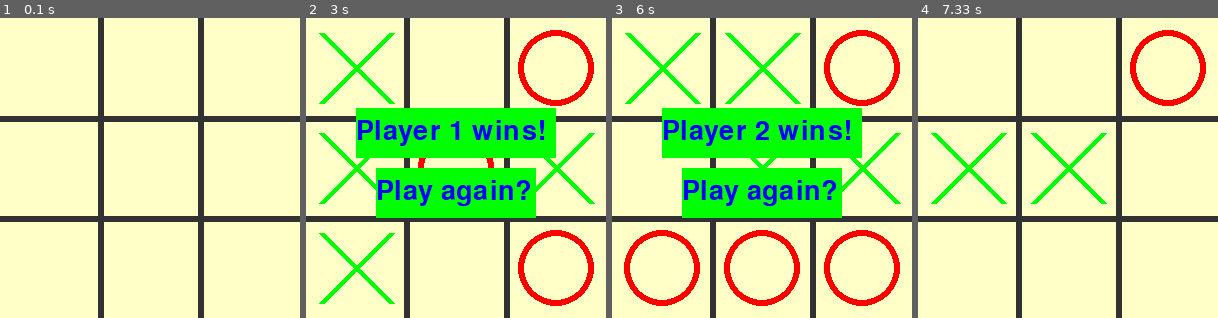
Above: before the commit, frames 1-4 (left to right).
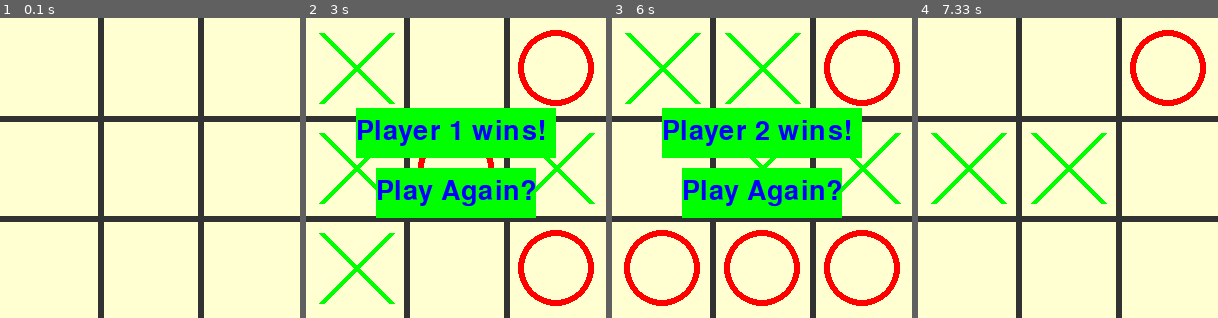
Above: after the commit, the same moments.

Repository: Miryu98/Tic-Tac-Toe
Game: pygame game, started from TTT_PyGame/tic-tac-toe_pygame.py
Two runs of this game, one before a commit and one after it. Both use one fixed random seed, a clock stepped at 60 frames per second and the inputs below.
Inputs (mouse positions are in pixels of both pictures, inside the frame that each line leads up to):
- Up to frame 1 (0.1 s): no input
- Up to frame 2 (3 s): press the mouse at (456, 186) at 0.37 s; move the mouse to (420, 177) at 0.47 s; release the mouse at (384, 171) at 0.6 s; press the mouse at (456, 186) at 0.7 s; move the mouse to (510, 231) at 0.8 s; release the mouse at (564, 273) at 0.93 s; click (378, 57) at 1.05 s; click (459, 198) at 1.38 s; press the mouse at (459, 198) at 1.7 s; move the mouse to (498, 171) at 1.8 s; release the mouse at (534, 141) at 1.93 s; click (519, 114) at 2.55 s; click (384, 219) at 2.88 s
- Up to frame 3 (6 s): click (762, 192) at 3.22 s, where only the run after the commit has a clickable "Play Again?"; press the mouse at (690, 219) at 3.53 s; move the mouse to (735, 165) at 3.63 s; release the mouse at (780, 108) at 3.77 s; press the mouse at (690, 219) at 3.87 s; move the mouse to (687, 240) at 3.97 s; release the mouse at (684, 261) at 4.1 s; press the mouse at (690, 219) at 4.2 s; move the mouse to (738, 186) at 4.3 s; release the mouse at (786, 150) at 4.43 s; click (867, 108) at 4.55 s; press the mouse at (867, 108) at 4.87 s; move the mouse to (780, 81) at 4.97 s; release the mouse at (693, 57) at 5.1 s; press the mouse at (867, 108) at 5.2 s; move the mouse to (858, 192) at 5.3 s; release the mouse at (852, 276) at 5.43 s; click (855, 213) at 5.55 s; click (771, 222) at 5.88 s
- Up to frame 4 (7.33 s): press the mouse at (1068, 192) at 6.2 s; move the mouse to (1077, 195) at 6.3 s; release the mouse at (1083, 195) at 6.43 s; press the mouse at (1068, 192) at 6.53 s; move the mouse to (1077, 174) at 6.63 s; release the mouse at (1086, 153) at 6.77 s; click (1125, 60) at 6.88 s; click (957, 123) at 7.22 s

The runs differ from the first frame. In frame 2, 1.5% of the frame differs, in the area x 45-77%, y 54-63%; in frame 3, 1.5%; in frame 4, less than 0.1%.

Commit message:
Update file

Diff:
--- a/TTT_PyGame/tic-tac-toe_pygame.py
+++ b/TTT_PyGame/tic-tac-toe_pygame.py
@@ -5,17 +5,10 @@
 
 screen_width = 300
 screen_height = 300
+line_width = 6
 
 screen = pygame.display.set_mode((screen_width, screen_height))
 pygame.display.set_caption("Tic Tac Toe")
-
-line_width = 6
-markers = []
-clicked = False
-pos = []
-player = 1
-winner = 0
-game_over = False
 
 green = (0, 255, 0)
 red = (255, 0, 0)
@@ -23,21 +16,28 @@
 
 font = pygame.font.SysFont(None, 40)
 
+markers = []
+clicked = False
+pos = (0, 0)
+player = 1
+winner = 0
+game_over = False
+
 again_rect = Rect(screen_width // 2 - 80, screen_height // 2, 160, 50)
 
-def draw_grid():
+for x in range(3):
+    row = [0] * 3
+    markers.append(row)
 
-    background_color = (255, 255, 200)
+def draw_board():
+
+    background_color = (255, 255, 210)
     grid_color = (50, 50, 50)
     screen.fill(background_color)
 
     for x in range(1, 3):
         pygame.draw.line(screen, grid_color, (0, x * 100), (screen_width, x * 100), line_width)
         pygame.draw.line(screen, grid_color, (x * 100, 0), (x * 100, screen_height), line_width)
-
-for x in range(3):
-    row = [0] * 3
-    markers.append(row)
 
 # ----------------------------------------------------------------------
 def draw_markers():
@@ -48,18 +48,18 @@
         for y in x:
             if y == 1:
                 pygame.draw.line(screen, green, (x_pos * 100 + 15, y_pos * 100 + 15), (x_pos * 100 + 85, y_pos * 100 + 85), line_width)
-                pygame.draw.line(screen, green, (x_pos * 100 + 15, y_pos * 100 + 85), (x_pos * 100 + 85, y_pos * 100 + 15), line_width)
+                pygame.draw.line(screen, green, (x_pos * 100 + 85, y_pos * 100 + 15), (x_pos * 100 + 15, y_pos * 100 + 85), line_width)
             if y == -1:
                 pygame.draw.circle(screen, red, (x_pos * 100 + 50, y_pos * 100 + 50), 38, line_width)
             y_pos += 1
         x_pos += 1
 
 # ----------------------------------------------------------------------
-def check_winner():
+def check_game_over():
 
     global winner
     global game_over
-    y_pos = 0
+    x_pos = 0
 
     for x in markers:
         if sum(x) == 3:
@@ -68,13 +68,13 @@
         if sum(x) == -3:
             winner = 2
             game_over = True
-        if markers[0][y_pos] + markers[1][y_pos] + markers[2][y_pos] == 3:
+        if markers[0][x_pos] + markers[1][x_pos] + markers[2][x_pos] == 3:
             winner = 1
             game_over = True
-        if markers[0][y_pos] + markers[1][y_pos] + markers[2][y_pos] == -3:
+        if markers[0][x_pos] + markers[1][x_pos] + markers[2][x_pos] == -3:
             winner = 2
             game_over = True
-        y_pos += 1
+        x_pos += 1
 
     if markers[0][0] + markers[1][1] + markers[2][2] == 3 or markers[2][0] + markers[1][1] + markers[0][2] == 3:
         winner = 1
@@ -92,8 +92,6 @@
         if tie == True:
             game_over = True
             winner = 0
-
-
 #----------------------------------------------------------------------
 def draw_game_over(winner):
 
@@ -112,7 +110,7 @@
 	screen.blit(again_img, (screen_width // 2 - 80, screen_height // 2 + 10))
 # ----------------------------------------------------------------------
 
-def draw_winner(winner):
+"""def draw_winner(winner):
     win_text = "Player " + str(winner) + " wins!"
     win_img = font.render(win_text, True, blue)
     pygame.draw.rect(screen, green, (screen_width // 2 - 100, screen_height // 2 - 60, 200, 50))
@@ -122,13 +120,14 @@
     again_img = font.render(again_text, True, blue)
     pygame.draw.rect(screen, green, again_rect)
     screen.blit(again_img, (screen_width // 2 - 80, screen_height // 2 + 10))
+    """
 #----------------------------------------------------------------------
 # MAIN LOOP
 
 run = True
 while run:
 
-    draw_grid()
+    draw_board()
     draw_markers()
 
     for event in pygame.event.get():
@@ -145,10 +144,10 @@
                 if markers[cell_x // 100][cell_y // 100] == 0:
                     markers[cell_x // 100][cell_y // 100] = player
                     player *= -1
-                    check_winner()
+                    check_game_over()
 
     if game_over == True:
-        draw_winner(winner)
+        draw_game_over(winner)
 
         if event.type == pygame.MOUSEBUTTONDOWN and clicked == False:
             clicked = True
